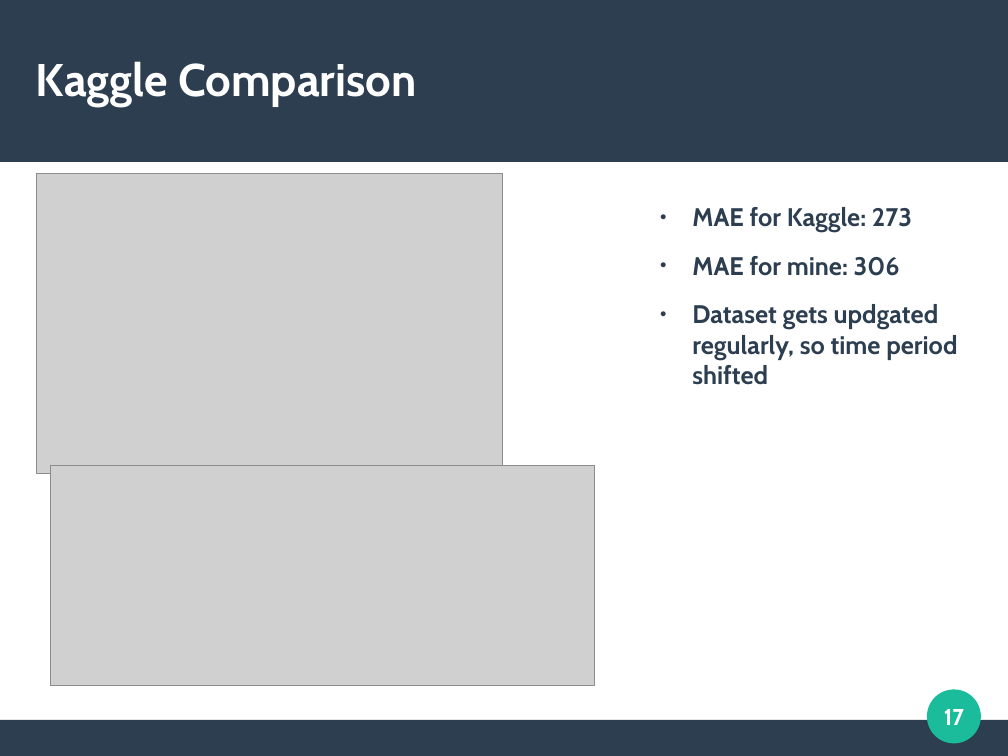
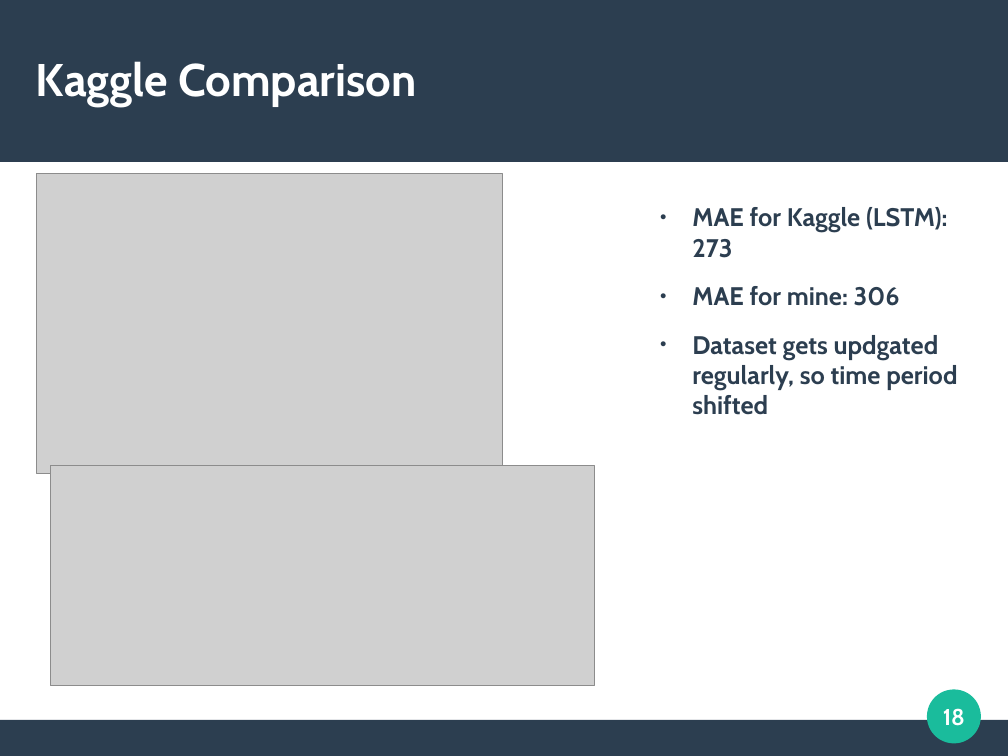
Before and after one commit to kmart42/Syracuse, a slide deck: slide 18 of CIS700/Milestone3_Presentation.odp (slide 17 before the commit). Drawn at 1008x756 pixels with LibreOffice and Linux fonts; fonts in the diff are those of the drawing; grey boxes stand for pictures. Boxes give left, top, right and bottom in pixels: in the first picture for what was removed or moved away, otherwise in the second. Text is boxed around its words. In the diff, an @@ line names an element or a change of style, - is before the commit and + after.

```diff
--- a/CIS700/Milestone3_Presentation.odp
+++ b/CIS700/Milestone3_Presentation.odp
@@ text at <box>692,207,948,258</box>: text changed @@
-● MAE for Kaggle: 273
+● MAE for Kaggle (LSTM): 273
@@ page number at <box>943,708,965,726</box>: text changed @@
-17
+18
```
Also in this commit, not shown: 2 slides added, 4 other files.
